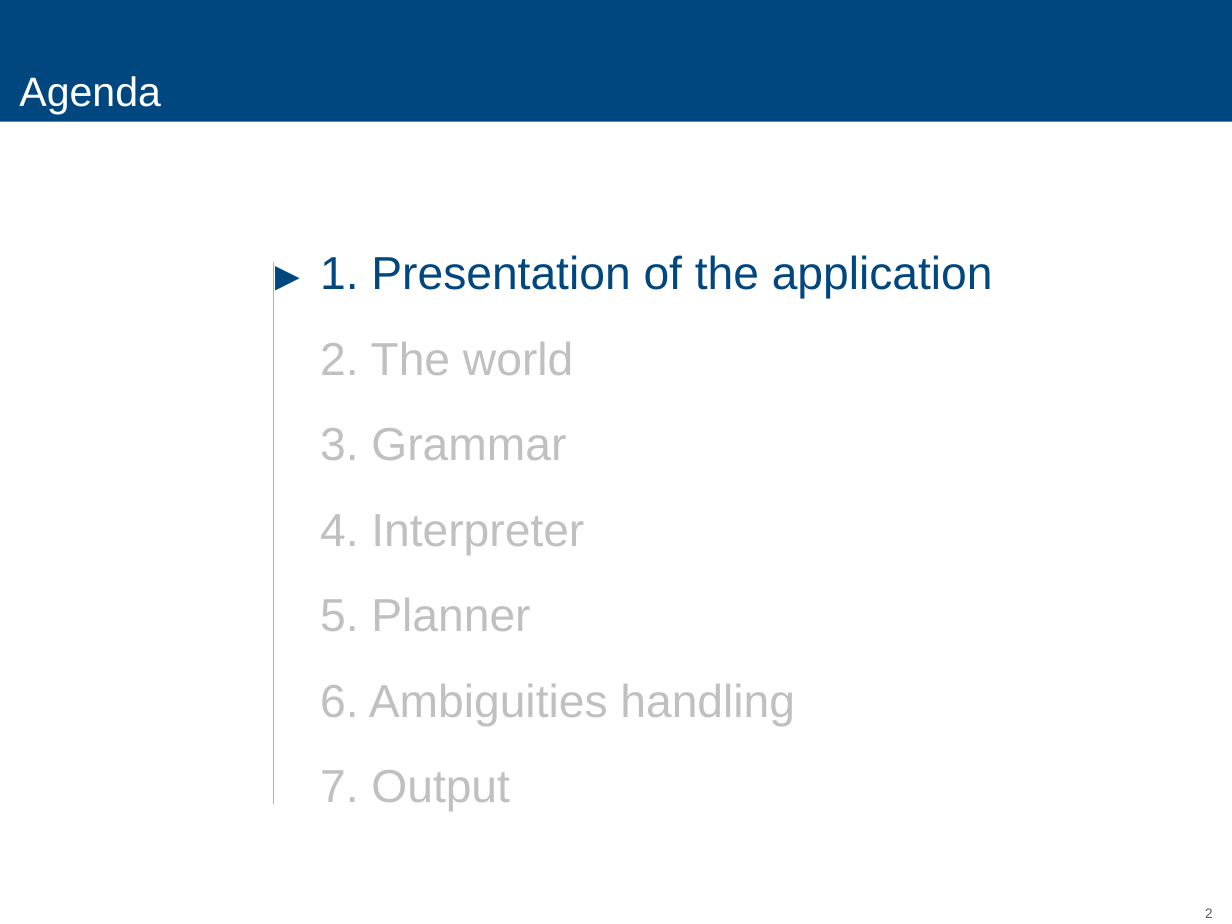
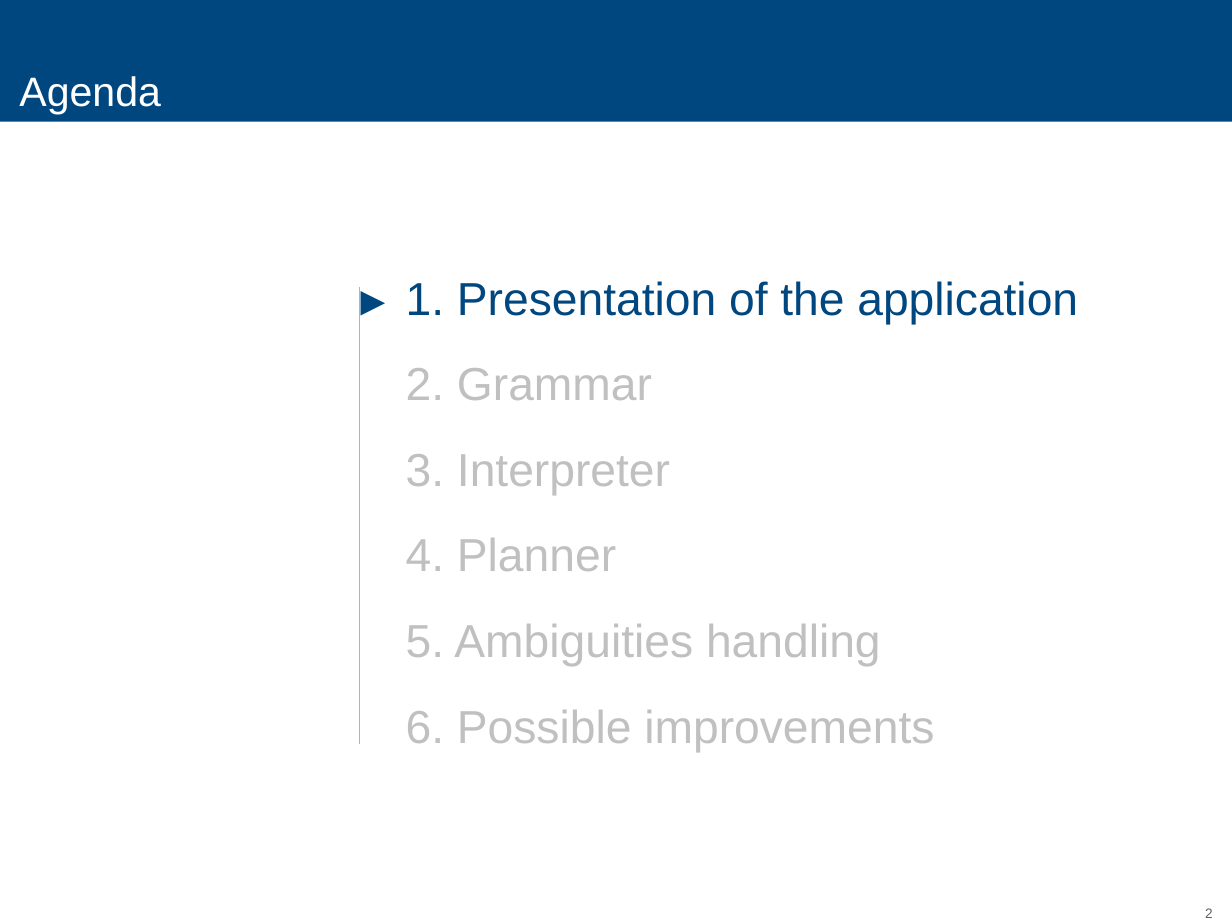
Before and after one commit to Medulli/shrdlite-chalmers, a slide deck: slide 2 of Report/AI.pptx. Drawn at 1232x924 pixels with LibreOffice and Linux fonts; fonts in the diff are those of the drawing. Boxes give left, top, right and bottom in pixels: in the first picture for what was removed or moved away, otherwise in the second. Text is boxed around its words. In the diff, an @@ line names an element or a change of style, - is before the commit and + after.

```diff
--- a/Report/AI.pptx
+++ b/Report/AI.pptx
@@ text "►": place and size @@
-text "►" at box(255, 243, 340, 304)
+text "►" at box(340, 269, 425, 330)
@@ line moved from (274, 261) - (274, 804) to (360, 287) - (360, 744) @@
@@ text "1. Presentation of the application": place and size @@
-text "1. Presentation of the application" at box(320, 255, 993, 299)
+text "1. Presentation of the application" at box(406, 281, 1078, 324)
@@ text at box(406, 368, 652, 400): text changed @@
-2. The world
+2. Grammar
@@ text at box(406, 454, 670, 495): text changed @@
-3. Grammar
+3. Interpreter
@@ text at box(406, 538, 616, 571): text changed @@
-4. Interpreter
+4. Planner
@@ text at box(406, 624, 881, 666): text changed @@
-5. Planner
+5. Ambiguities handling
@@ text at box(406, 710, 934, 752): text changed @@
-6. Ambiguities handling
+6. Possible improvements
@@ text removed at box(320, 770, 510, 811) @@
-7. Output
```
Also in this commit, not shown: 10 other slides changed, 1 slide added, 3 slides removed.
